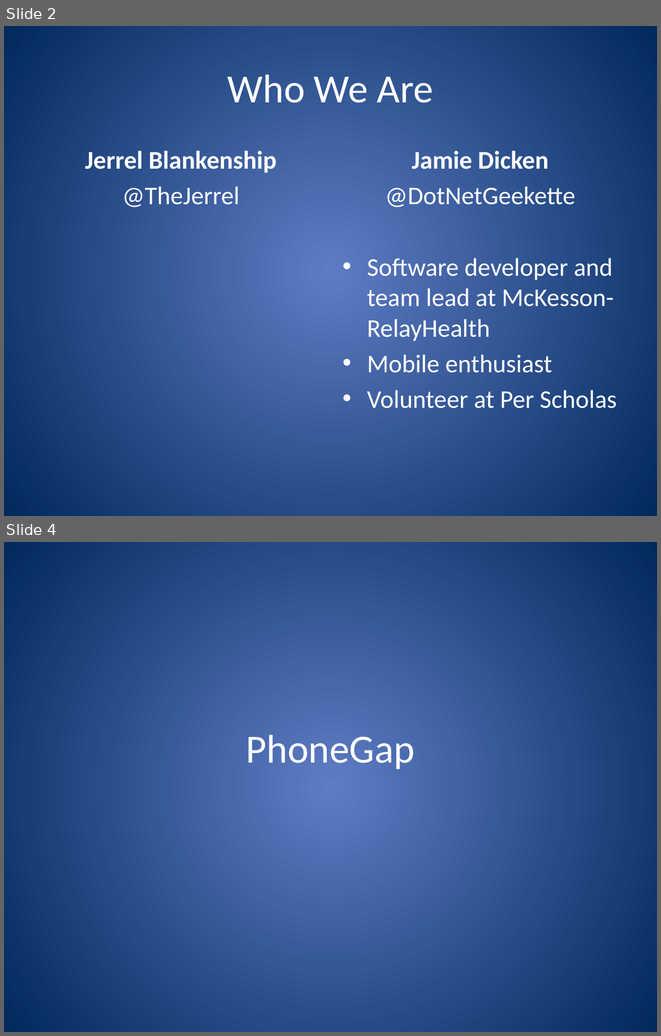
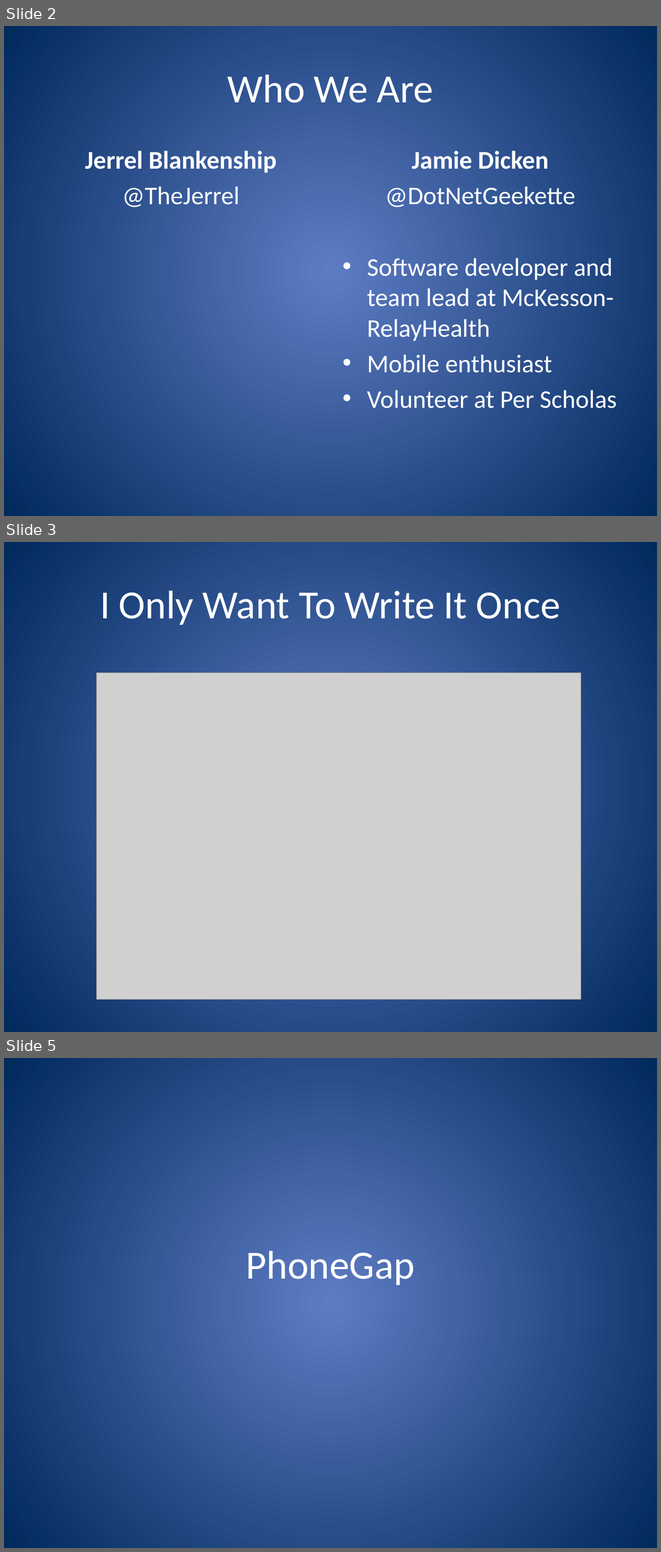
Before and after one commit to jerrelblankenship/Presentations, a slide deck: JointSpeakerTalks/PhoneGapXamarin/M3Conf2013/PhoneGap and Xamarin.pptx. Shown one above the other, each under a label of ours: slides 2 and 4 before the commit, slides 2, 3 and 5 after it; the slides between them are not shown. The pictures are 661x1036 and 661x1552 pixels, drawn with LibreOffice and Linux fonts; fonts in the diff are those of the drawing; grey boxes stand for pictures. Boxes give left, top, right and bottom in pixels: in the first picture for what was removed or moved away, otherwise in the second. Text is boxed around its words. In the diff, an @@ line names an element or a change of style, - is before the commit and + after.

```diff
--- a/JointSpeakerTalks/PhoneGapXamarin/M3Conf2013/PhoneGap and Xamarin.pptx
+++ b/JointSpeakerTalks/PhoneGapXamarin/M3Conf2013/PhoneGap and Xamarin.pptx
@@ slide 3 added at [4,542,657,1032], background gradient #5E7CC5 to #00295C @@
@@ title added at [100,590,560,625], 44 pt, text #FFFFFF @@
+I Only Want To Write It Once
@@ picture added at [97,672,581,999] @@
@@ what was slide 4 is now slide 5 @@
```
Also in this commit, not shown: 3 other slides added, 4 slides removed.
